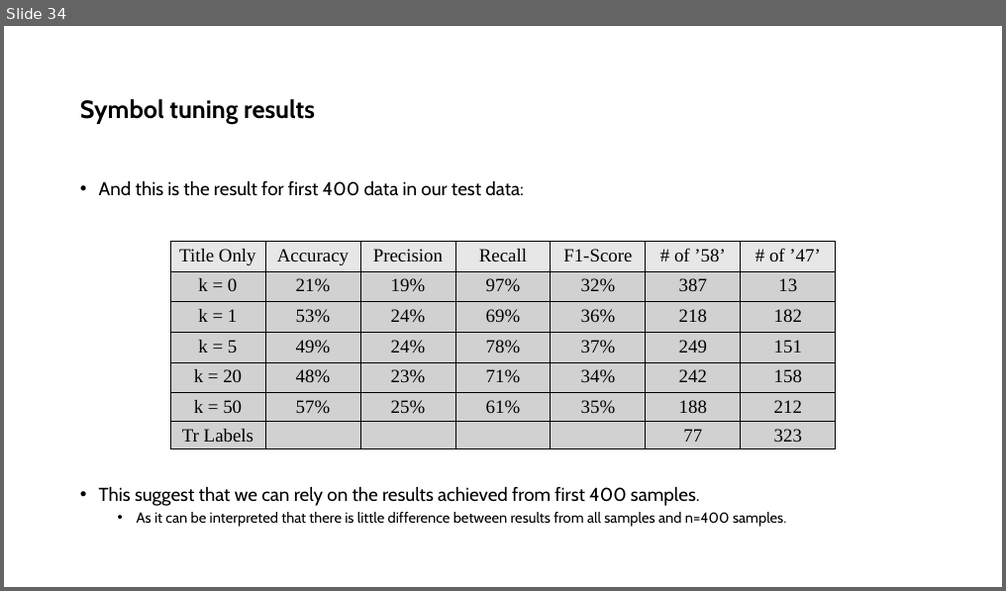
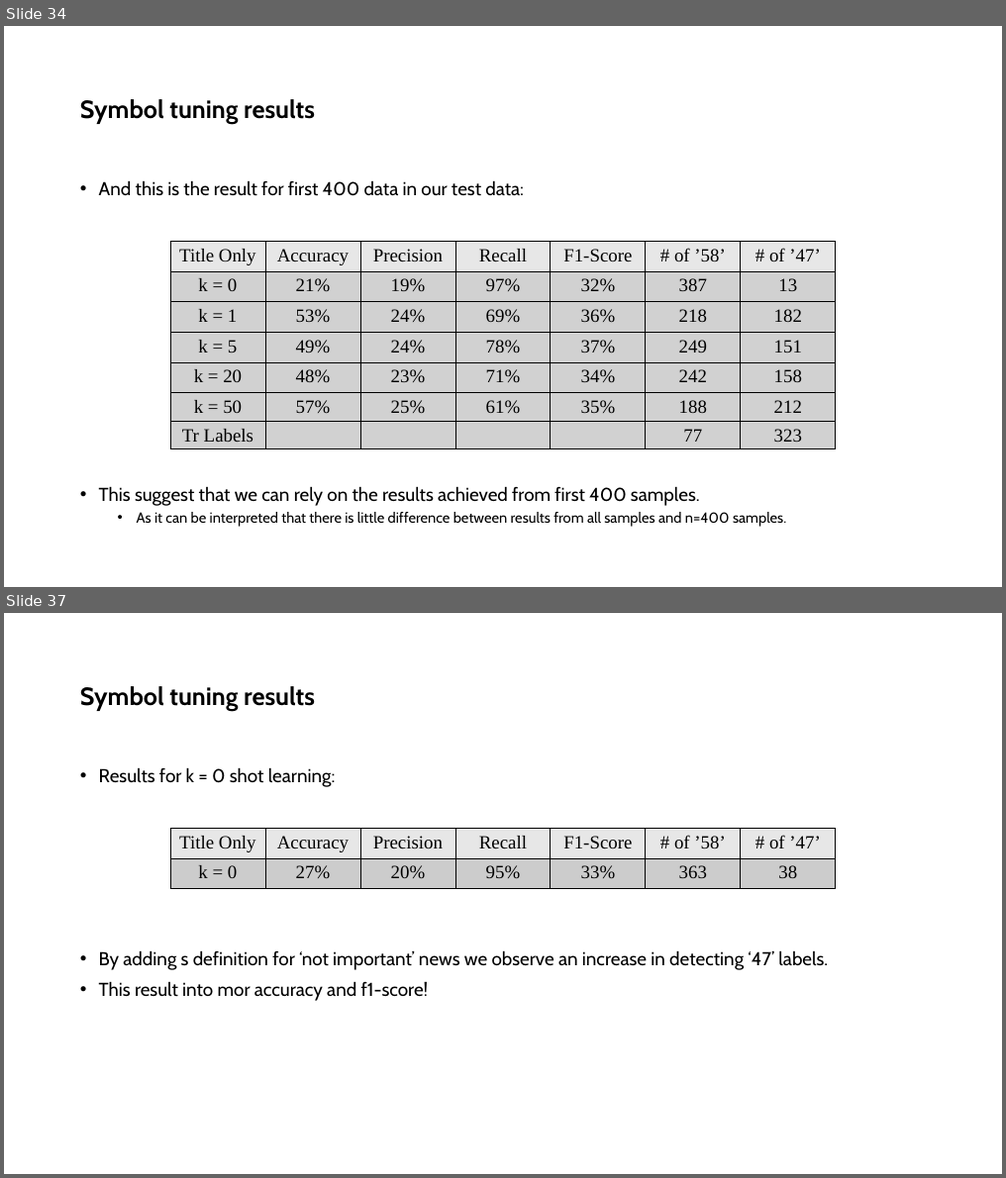
Before and after one commit to ShayanSalehi81/BachelorProject, a slide deck: Slides/Symbol Tuning.pptx. Shown one above the other, each under a label of ours: slide 34 before the commit, slides 34 and 37 after it; the slides between them are not shown. The pictures are 1006x591 and 1006x1178 pixels, drawn with LibreOffice and Linux fonts; fonts in the diff are those of the drawing. Boxes give left, top, right and bottom in pixels: in the first picture for what was removed or moved away, otherwise in the second. Text is boxed around its words. In the diff, an @@ line names an element or a change of style, - is before the commit and + after.

```diff
--- a/Slides/Symbol Tuning.pptx
+++ b/Slides/Symbol Tuning.pptx
@@ slide 37 added at [4,613,1002,1174], background #FFFFFF @@
@@ title added at [80,686,315,711], 24 pt, text #000000, bold @@
+Symbol tuning results
@@ text added at [99,767,828,1001], 18 pt, text #000000 @@
+• Results for k = 0 shot learning:
+• By adding s definition for ‘not important’ news we observe an increase in detecting ‘47’ labels.
+• This result into mor accuracy and f1-score!
@@ table added at [170,829,836,889], 2 rows, 7 columns @@
+Title Only | Accuracy | Precision | Recall | F1-Score | # of ’58’ | # of ’47’
+k = 0 | 27% | 20% | 95% | 33% | 363 | 38
```
Also in this commit, not shown: 10 other slides added, 3 other files.
